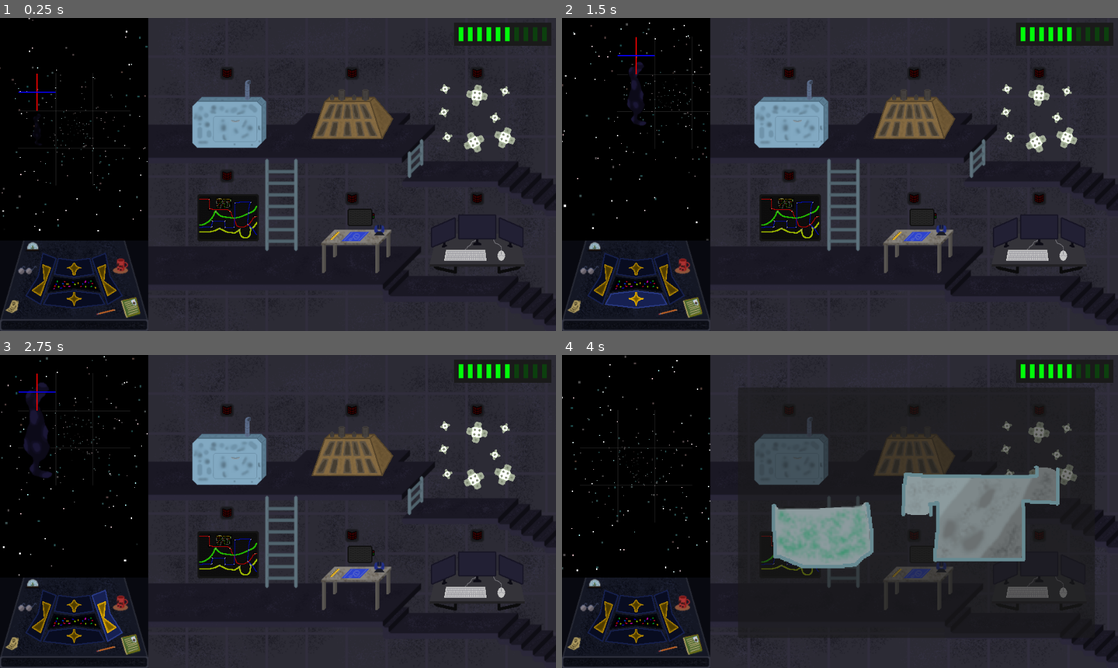
Above: before the commit, frames 1-4 (two rows, left to right).
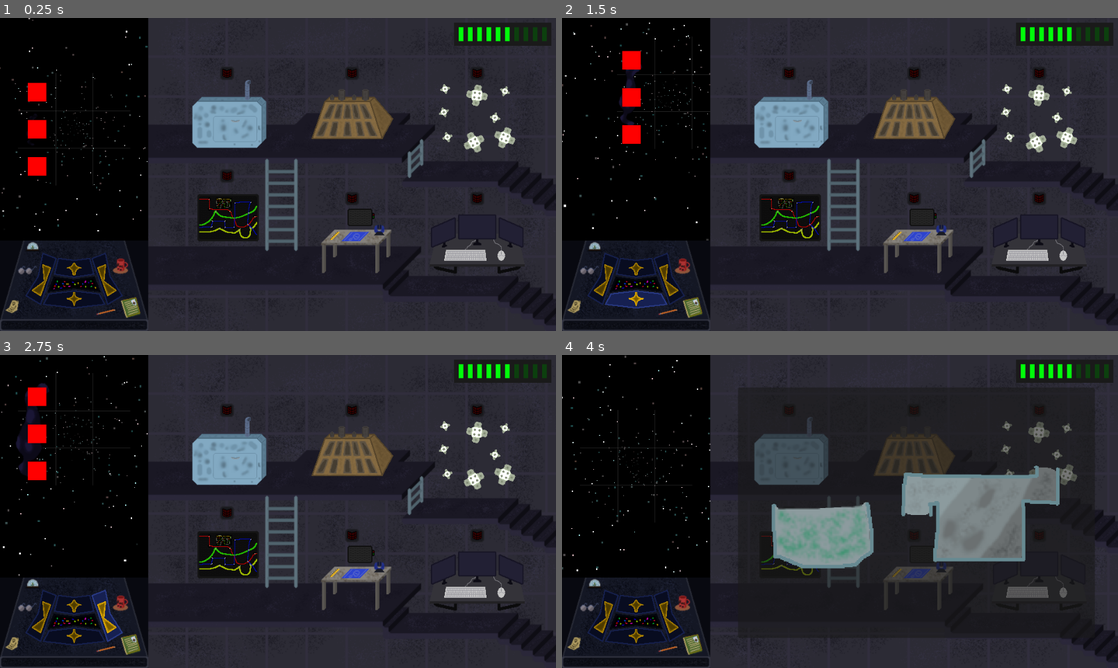
Above: after the commit, the same moments.

Repository: kedalovo/-SG-Spaceship-Management
Game: Godot game, scene res://Game Scene/Game.tscn
Same seed, same stepped clock (60 frames per second), same inputs: the game is played once before the commit and once after it.
Inputs (mouse positions are in pixels of both pictures, inside the frame that each line leads up to):
- Up to frame 1 (0.25 s): no input
- Up to frame 2 (1.5 s): click (600, 277) at 0.5 s; click (634, 302) at 1.25 s
- Up to frame 3 (2.75 s): click (105, 614) at 2 s
- Up to frame 4 (4 s): click (634, 605) at 2.75 s; click (789, 452) at 3.52 s

The runs differ from the first frame. In frame 1, 0.6% of the frame differs, in the area x 3-10%, y 17-51%; in frame 2, 0.8%; in frame 3, 0.9%, in the area x 2-10%, y 5-40%; in frame 4, nothing differs.

Commit message:
Now damage lights work properly and you can fix and break all the systems.

Diff:
--- a/Game Scene/Game.tscn
+++ b/Game Scene/Game.tscn
@@ -280,18 +280,18 @@
 sprite_frames = SubResource("SpriteFrames_ilhr1")
 autoplay = "default"
 
-[node name="PointLight2D" type="PointLight2D" parent="Systems Sprites/LifeSupportSprite/Warning Light"]
+[node name="Light" type="PointLight2D" parent="Systems Sprites/LifeSupportSprite/Warning Light"]
 visible = false
 color = Color(1, 0, 0, 1)
 energy = 3.0
 blend_mode = 2
+range_z_max = 1
 texture = ExtResource("6_glmdj")
 
-[node name="AnimationPlayer" type="AnimationPlayer" parent="Systems Sprites/LifeSupportSprite/Warning Light/PointLight2D"]
+[node name="Animator" type="AnimationPlayer" parent="Systems Sprites/LifeSupportSprite/Warning Light/Light"]
 libraries = {
 "": SubResource("AnimationLibrary_gutu4")
 }
-autoplay = "idle"
 
 [node name="Outline" type="Sprite2D" parent="Systems Sprites/LifeSupportSprite"]
 visible = false
@@ -319,6 +319,19 @@
 sprite_frames = SubResource("SpriteFrames_ilhr1")
 autoplay = "default"
 
+[node name="Light" type="PointLight2D" parent="Systems Sprites/EnginesSprite/Warning Light"]
+visible = false
+color = Color(1, 0, 0, 1)
+energy = 3.0
+blend_mode = 2
+range_z_max = 1
+texture = ExtResource("6_glmdj")
+
+[node name="Animator" type="AnimationPlayer" parent="Systems Sprites/EnginesSprite/Warning Light/Light"]
+libraries = {
+"": SubResource("AnimationLibrary_gutu4")
+}
+
 [node name="Outline" type="Sprite2D" parent="Systems Sprites/EnginesSprite"]
 visible = false
 texture = ExtResource("5_6eb6w")
@@ -345,6 +358,19 @@
 sprite_frames = SubResource("SpriteFrames_ilhr1")
 autoplay = "default"
 
+[node name="Light" type="PointLight2D" parent="Systems Sprites/HullSprite/Warning Light"]
+visible = false
+color = Color(1, 0, 0, 1)
+energy = 3.0
+blend_mode = 2
+range_z_max = 1
+texture = ExtResource("6_glmdj")
+
+[node name="Animator" type="AnimationPlayer" parent="Systems Sprites/HullSprite/Warning Light/Light"]
+libraries = {
+"": SubResource("AnimationLibrary_gutu4")
+}
+
 [node name="Outline" type="Sprite2D" parent="Systems Sprites/HullSprite"]
 visible = false
 texture = ExtResource("7_meg7b")
@@ -371,6 +397,19 @@
 sprite_frames = SubResource("SpriteFrames_ilhr1")
 autoplay = "default"
 
+[node name="Light" type="PointLight2D" parent="Systems Sprites/ElectricalSprite/Warning Light"]
+visible = false
+color = Color(1, 0, 0, 1)
+energy = 3.0
+blend_mode = 2
+range_z_max = 1
+texture = ExtResource("6_glmdj")
+
+[node name="Animator" type="AnimationPlayer" parent="Systems Sprites/ElectricalSprite/Warning Light/Light"]
+libraries = {
+"": SubResource("AnimationLibrary_gutu4")
+}
+
 [node name="Outline" type="Sprite2D" parent="Systems Sprites/ElectricalSprite"]
 visible = false
 texture = ExtResource("9_xw2r2")
@@ -397,6 +436,19 @@
 sprite_frames = SubResource("SpriteFrames_ilhr1")
 autoplay = "default"
 
+[node name="Light" type="PointLight2D" parent="Systems Sprites/ExternalSprite/Warning Light"]
+visible = false
+color = Color(1, 0, 0, 1)
+energy = 3.0
+blend_mode = 2
+range_z_max = 1
+texture = ExtResource("6_glmdj")
+
+[node name="Animator" type="AnimationPlayer" parent="Systems Sprites/ExternalSprite/Warning Light/Light"]
+libraries = {
+"": SubResource("AnimationLibrary_gutu4")
+}
+
 [node name="Outline" type="Sprite2D" parent="Systems Sprites/ExternalSprite"]
 visible = false
 texture = ExtResource("11_0dyms")
@@ -423,6 +475,19 @@
 sprite_frames = SubResource("SpriteFrames_ilhr1")
 autoplay = "default"
 
+[node name="Light" type="PointLight2D" parent="Systems Sprites/ComputerSprite/Warning Light"]
+visible = false
+color = Color(1, 0, 0, 1)
+energy = 3.0
+blend_mode = 2
+range_z_max = 1
+texture = ExtResource("6_glmdj")
+
+[node name="Animator" type="AnimationPlayer" parent="Systems Sprites/ComputerSprite/Warning Light/Light"]
+libraries = {
+"": SubResource("AnimationLibrary_gutu4")
+}
+
 [node name="Outline" type="Sprite2D" parent="Systems Sprites/ComputerSprite"]
 visible = false
 texture = ExtResource("13_3ucug")
@@ -549,6 +614,7 @@
 
 [node name="SubViewportContainer" type="SubViewportContainer" parent="."]
 visible = false
+z_index = 2
 offset_left = 304.0
 offset_top = 56.0
 offset_right = 920.0
@@ -619,8 +685,14 @@
 [connection signal="pressed" from="Systems Sprites/ComputerSprite/Button" to="Systems Sprites/ComputerSprite" method="_on_button_pressed"]
 [connection signal="gui_input" from="System Container" to="." method="_on_system_container_gui_input"]
 [connection signal="finished_animation" from="SubViewportContainer/SubViewport/Life Support System" to="." method="_on_system_animation_finished"]
+[connection signal="fixed" from="SubViewportContainer/SubViewport/Life Support System" to="." method="_on_system_fixed"]
 [connection signal="finished_animation" from="SubViewportContainer/SubViewport/Engines System" to="." method="_on_system_animation_finished"]
+[connection signal="fixed" from="SubViewportContainer/SubViewport/Engines System" to="." method="_on_system_fixed"]
 [connection signal="finished_animation" from="SubViewportContainer/SubViewport/Hull System" to="." method="_on_system_animation_finished"]
+[connection signal="fixed" from="SubViewportContainer/SubViewport/Hull System" to="." method="_on_system_fixed"]
 [connection signal="finished_animation" from="SubViewportContainer/SubViewport/Electrical System" to="." method="_on_system_animation_finished"]
+[connection signal="fixed" from="SubViewportContainer/SubViewport/Electrical System" to="." method="_on_system_fixed"]
 [connection signal="finished_animation" from="SubViewportContainer/SubViewport/External System" to="." method="_on_system_animation_finished"]
+[connection signal="fixed" from="SubViewportContainer/SubViewport/External System" to="." method="_on_system_fixed"]
 [connection signal="finished_animation" from="SubViewportContainer/SubViewport/Computer System" to="." method="_on_system_animation_finished"]
+[connection signal="fixed" from="SubViewportContainer/SubViewport/Computer System" to="." method="_on_system_fixed"]
--- a/Game Scene/game.gd
+++ b/Game Scene/game.gd
@@ -12,6 +12,13 @@
 @onready var external_system: system = $"SubViewportContainer/SubViewport/External System"
 @onready var computer_system: system = $"SubViewportContainer/SubViewport/Computer System"
 
+@onready var life_support_sprite: Sprite2D = $"Systems Sprites/LifeSupportSprite"
+@onready var engines_sprite: Sprite2D = $"Systems Sprites/EnginesSprite"
+@onready var hull_sprite: Sprite2D = $"Systems Sprites/HullSprite"
+@onready var electrical_sprite: Sprite2D = $"Systems Sprites/ElectricalSprite"
+@onready var external_sprite: Sprite2D = $"Systems Sprites/ExternalSprite"
+@onready var computer_sprite: Sprite2D = $"Systems Sprites/ComputerSprite"
+
 @onready var system_container: Control = $"System Container"
 @onready var sub_viewport_container: SubViewportContainer = $SubViewportContainer
 
@@ -21,6 +28,9 @@
 @onready var systems: Array[system] = [
 	life_support_system, engines_system, hull_system,
 	electrical_system, external_system, computer_system]
+@onready var systems_visuals: Array[Sprite2D] = [
+	life_support_sprite, engines_sprite, hull_sprite,
+	electrical_sprite, external_sprite, computer_sprite]
 
 var current_system_idx: int = -1
 
@@ -104,4 +114,10 @@
 		game_manager.damage_types.ELECTRICITY:
 			damage_variants = [electrical_system, computer_system, external_system]
 	for i in strength:
-		damage_variants.pick_random()._damage(1, type)
+		var picked_system_idx: int = randi()% damage_variants.size()
+		damage_variants[picked_system_idx]._damage(1, type)
+		systems_visuals[systems.find(damage_variants[picked_system_idx])].damage()
+
+
+func _on_system_fixed(fixed_system: system) -> void:
+	systems_visuals[systems.find(fixed_system)].fix()
--- a/Hazards/Asteroid/asteroid.gd
+++ b/Hazards/Asteroid/asteroid.gd
@@ -2,12 +2,12 @@
 
 
 func set_visuals(size: game_manager.asteroid_types, is_vertical: bool) -> void:
-	$Sprite.texture = game_manager.get_asteroid_texture(size)
-	$Sprite.position = game_manager.get_asteroid_offset(size)
+	$Pivot/Sprite.texture = game_manager.get_asteroid_texture(size)
+	$Pivot/Sprite.position = game_manager.get_asteroid_offset(size)
 	if is_vertical:
-		$Sprite.rotation_degrees = 90.0
+		$Pivot/Sprite.rotation_degrees = 90.0
 		var new_pos = game_manager.get_asteroid_offset(size)
-		$Sprite.position = Vector2(new_pos.y, new_pos.x)
+		$Pivot/Sprite.position = Vector2(new_pos.y, new_pos.x)
 
 
 func set_types(types: Array[game_manager.damage_types]) -> void:
@@ -16,7 +16,7 @@
 
 func set_time(time: float) -> void:
 	$Timer.wait_time = time
-	$Sprite/Animator.speed_scale = 10.0 / time
+	$Pivot/Sprite/Animator.speed_scale = 10.0 / time
 
 
 func _on_timer_timeout() -> void:
--- a/Hazards/Asteroid/asteroid.tscn
+++ b/Hazards/Asteroid/asteroid.tscn
@@ -1,34 +1,6 @@
 [gd_scene load_steps=5 format=3 uid="uid://ba0gfvh0alief"]
 
 [ext_resource type="Script" path="res://Hazards/Asteroid/asteroid.gd" id="1_yw1qf"]
-
-[sub_resource type="Animation" id="Animation_ogntw"]
-resource_name = "main"
-length = 10.0
-tracks/0/type = "value"
-tracks/0/imported = false
-tracks/0/enabled = true
-tracks/0/path = NodePath(".:modulate")
-tracks/0/interp = 1
-tracks/0/loop_wrap = true
-tracks/0/keys = {
-"times": PackedFloat32Array(0, 2, 10),
-"transitions": PackedFloat32Array(1, 1, 1),
-"update": 0,
-"values": [Color(1, 1, 1, 0), Color(1, 1, 1, 1), Color(1, 1, 1, 1)]
-}
-tracks/1/type = "value"
-tracks/1/imported = false
-tracks/1/enabled = true
-tracks/1/path = NodePath(".:scale")
-tracks/1/interp = 1
-tracks/1/loop_wrap = true
-tracks/1/keys = {
-"times": PackedFloat32Array(0, 10),
-"transitions": PackedFloat32Array(1, 1),
-"update": 0,
-"values": [Vector2(0.25, 0.25), Vector2(1, 1)]
-}
 
 [sub_resource type="Animation" id="Animation_sms2q"]
 length = 0.001
@@ -56,6 +28,59 @@
 "update": 0,
 "values": [Vector2(0.5, 0.5)]
 }
+tracks/2/type = "value"
+tracks/2/imported = false
+tracks/2/enabled = true
+tracks/2/path = NodePath("..:rotation")
+tracks/2/interp = 1
+tracks/2/loop_wrap = true
+tracks/2/keys = {
+"times": PackedFloat32Array(0),
+"transitions": PackedFloat32Array(1),
+"update": 0,
+"values": [0.0]
+}
+
+[sub_resource type="Animation" id="Animation_ogntw"]
+resource_name = "main"
+length = 10.0
+step = 1.0
+tracks/0/type = "value"
+tracks/0/imported = false
+tracks/0/enabled = true
+tracks/0/path = NodePath(".:modulate")
+tracks/0/interp = 1
+tracks/0/loop_wrap = true
+tracks/0/keys = {
+"times": PackedFloat32Array(0, 2, 10),
+"transitions": PackedFloat32Array(1, 1, 1),
+"update": 0,
+"values": [Color(1, 1, 1, 0), Color(1, 1, 1, 1), Color(1, 1, 1, 1)]
+}
+tracks/1/type = "value"
+tracks/1/imported = false
+tracks/1/enabled = true
+tracks/1/path = NodePath(".:scale")
+tracks/1/interp = 1
+tracks/1/loop_wrap = true
+tracks/1/keys = {
+"times": PackedFloat32Array(0, 10),
+"transitions": PackedFloat32Array(1, 1),
+"update": 0,
+"values": [Vector2(0.25, 0.25), Vector2(1, 1)]
+}
+tracks/2/type = "value"
+tracks/2/imported = false
+tracks/2/enabled = true
+tracks/2/path = NodePath("..:rotation")
+tracks/2/interp = 1
+tracks/2/loop_wrap = true
+tracks/2/keys = {
+"times": PackedFloat32Array(0, 1, 3, 5, 7, 9, 10),
+"transitions": PackedFloat32Array(1, 1, 1, 1, 1, 1, 1),
+"update": 0,
+"values": [0.0, 0.174533, -0.174533, 0.174533, -0.174533, 0.174533, 0.0]
+}
 
 [sub_resource type="AnimationLibrary" id="AnimationLibrary_cdcxf"]
 _data = {
@@ -66,10 +91,12 @@
 [node name="Asteroid" type="Node2D"]
 script = ExtResource("1_yw1qf")
 
-[node name="Sprite" type="Sprite2D" parent="."]
+[node name="Pivot" type="Node2D" parent="."]
+
+[node name="Sprite" type="Sprite2D" parent="Pivot"]
 scale = Vector2(0.5, 0.5)
 
-[node name="Animator" type="AnimationPlayer" parent="Sprite"]
+[node name="Animator" type="AnimationPlayer" parent="Pivot/Sprite"]
 libraries = {
 "": SubResource("AnimationLibrary_cdcxf")
 }
@@ -80,6 +107,7 @@
 autostart = true
 
 [node name="ColorRect" type="ColorRect" parent="."]
+visible = false
 offset_left = -1.0
 offset_top = -32.0
 offset_right = 1.0
@@ -87,6 +115,7 @@
 color = Color(1, 0, 0, 1)
 
 [node name="ColorRect2" type="ColorRect" parent="."]
+visible = false
 offset_left = -32.0
 offset_top = -1.0
 offset_right = 32.0
--- a/Hazards/hazard.tscn
+++ b/Hazards/hazard.tscn
@@ -10,4 +10,11 @@
 one_shot = true
 autostart = true
 
+[node name="ColorRect" type="ColorRect" parent="."]
+offset_left = -16.0
+offset_top = -16.0
+offset_right = 16.0
+offset_bottom = 16.0
+color = Color(1, 0, 0, 1)
+
 [connection signal="timeout" from="Timer" to="." method="_on_timer_timeout"]
--- a/Space/space.gd
+++ b/Space/space.gd
@@ -27,7 +27,7 @@
 
 
 func _ready() -> void:
-	create_asteroid(game_manager.asteroid_types.MEDIUM, Vector2.LEFT + Vector2.UP, 3.0, true)
+	create_asteroid(game_manager.asteroid_types.MEDIUM, Vector2.LEFT + Vector2.UP, 3.0, true, [game_manager.damage_types.ELECTRICITY])
 
 
 func create_asteroid(size: game_manager.asteroid_types, spot: Vector2, time: float, is_vertical: bool = false, types: Array[game_manager.damage_types] = [game_manager.damage_types.PHYSICAL]) -> void:
@@ -36,7 +36,7 @@
 	match size:
 		game_manager.asteroid_types.SMALL:
 			if spot in hazard_spots:
-				print_debug("Tried creating a small asteroid in ", spot, ", which is busy")
+				push_warning("Tried creating a small asteroid in ", spot, ", which is busy")
 				return
 			asteroid.set_types(types)
 			asteroid.set_time(time)
@@ -48,43 +48,55 @@
 			if is_vertical:
 				for i in 3:
 					if Vector2(spot.x, spot.y + i) in hazard_spots or spot.y + i > 1:
-						print_debug("Tried creating a medium asteroid in ", spot, ", which is busy or out of bounds at ", spot.y + i, ", vertical: ", is_vertical)
+						push_warning("Tried creating a medium asteroid in ", spot, ", which is busy or out of bounds at ", spot.y + i, ", vertical: ", is_vertical)
 						return
 			else:
 				for i in 3:
 					if Vector2(spot.x + i, spot.y) in hazard_spots or spot.x + i > 1:
-						print_debug("Tried creating a medium asteroid in ", spot, ", which is busy or out of bounds at ", spot.x + i, ", vertical: ", is_vertical)
+						push_warning("Tried creating a medium asteroid in ", spot, ", which is busy or out of bounds at ", spot.x + i, ", vertical: ", is_vertical)
 						return
 			asteroid.set_types(types)
 			asteroid.set_time(time)
 			asteroid.set_visuals(size, is_vertical)
 			hazard_visuals.add_child(asteroid)
 			asteroid.position = Vector2(spot.x * 64, spot.y * 64)
-			create_hazard(spot, time, 2, types)
+			if is_vertical:
+				for i in 3:
+					create_hazard(Vector2(spot.x, spot.y + i), time, 2, types)
+			else:
+				for i in 3:
+					create_hazard(Vector2(spot.x + i, spot.y), time, 2, types)
 		game_manager.asteroid_types.LARGE:
 			if is_vertical:
 				for i in 3:
 					for j in 2:
 						if Vector2(spot.x - j, spot.y + i) in hazard_spots or spot.y + i > 1 or spot.x - j < -1:
-							print_debug("Tried creating a large asteroid in ", spot, ", which is busy or out of bounds at ", Vector2(spot.x - j, spot.y + i), ", vertical: ", is_vertical)
+							push_warning("Tried creating a large asteroid in ", spot, ", which is busy or out of bounds at ", Vector2(spot.x - j, spot.y + i), ", vertical: ", is_vertical)
 							return
 			else:
 				for i in 3:
 					for j in 2:
 						if Vector2(spot.x + i, spot.y + j) in hazard_spots or spot.y + j > 1 or spot.x + i > 1:
-							print_debug("Tried creating a large asteroid in ", spot, ", which is busy or out of bounds at ", Vector2(spot.x + i, spot.y + j), ", vertical: ", is_vertical)
+							push_warning("Tried creating a large asteroid in ", spot, ", which is busy or out of bounds at ", Vector2(spot.x + i, spot.y + j), ", vertical: ", is_vertical)
 							return
 			asteroid.set_types(types)
 			asteroid.set_time(time)
 			asteroid.set_visuals(size, is_vertical)
 			hazard_visuals.add_child(asteroid)
 			asteroid.position = Vector2(spot.x * 64, spot.y * 64)
-			create_hazard(spot, time, 3, types)
+			if is_vertical:
+				for i in 3:
+					for j in 2:
+						create_hazard(Vector2(spot.x - j, spot.y + i), time, 3, types)
+			else:
+				for i in 3:
+					for j in 2:
+						create_hazard(Vector2(spot.x + i, spot.y + j), time, 3, types)
 
 
 func create_hazard(spot: Vector2, time: float, strength: int, types: Array[game_manager.damage_types]) -> void:
 	if spot in hazard_spots:
-		print_debug("Tried creating a hazard in ", spot, ", which is busy")
+		push_warning("Tried creating a hazard in ", spot, ", which is busy")
 		return
 	var hazard := HAZARD.instantiate()
 	hazard.strength = strength
@@ -98,7 +110,7 @@
 
 
 func hit(spot: Vector2, strength: int, type: game_manager.damage_types) -> void:
-	if spot == current_pos:
+	if spot == -current_pos:
 		damaged.emit(strength, type)
 	hazard_spots.erase(spot)
 
--- a/Systems/Computer/computer_system.gd
+++ b/Systems/Computer/computer_system.gd
@@ -16,7 +16,10 @@
 
 func _damage(_strength: int, _type: game_manager.damage_types) -> void:
 	if _type == game_manager.damage_types.ELECTRICITY:
-		print("Computer system: damaged")
+		if is_damaged:
+			return
+		print("🖥️Computer system: damaged")
+		is_damaged = true
 		create_random_pattern(_strength)
 
 
@@ -24,7 +27,6 @@
 	size = clampi(size, 3, 6)
 	match randi()%4:
 		0:
-			print("Generating flat scenario...")
 			var length: int = randi()%4 + 4
 			var array: Array[int] = []
 			for i in size:
@@ -44,7 +46,6 @@
 				else:
 					add_code_line(true, game_manager.get_random_text(length - ([-2, -1, 1, 2].pick_random())))
 		1:
-			print("Generating mountain scenario...")
 			var length: int = randi()%3 + 6
 			var array: Array[int] = []
 			for i in size:
@@ -65,7 +66,6 @@
 				else:
 					add_code_line(true, game_manager.get_random_text(length - ([-2, -1, 1, 2].pick_random())))
 		2:
-			print("Generating dip scenario...")
 			var length: int = randi()%4 + 2
 			var array: Array[int] = []
 			for i in size:
@@ -86,7 +86,6 @@
 				else:
 					add_code_line(true, game_manager.get_random_text(length - ([-2, -1, 1, 2].pick_random())))
 		3:
-			print("Generating rise scenario...")
 			var length: int = randi()%3 + 6
 			var array: Array[int] = []
 			for i in size:
@@ -151,5 +150,11 @@
 		code_line.queue_free()
 
 
-func _on_installed_correct_line(line: CodeLine, slot: CodeLine) -> void:
-	print("Installed correctly!")
+func _on_installed_correct_line(_line: CodeLine, _slot: CodeLine) -> void:
+	for pos in pieces_v_box.get_children():
+		for child in pos.get_children():
+			child.queue_free()
+	for pos in puzzle_v_box.get_children():
+		for child in pos.get_children():
+			child.queue_free()
+	fix()
--- a/Systems/Electrical/electrical_system.gd
+++ b/Systems/Electrical/electrical_system.gd
@@ -17,6 +17,7 @@
 var color_states: Array[bool] = [false, false, false, false, false]
 
 var last_color: int = -1
+var wires_to_connect: int = 0
 
 
 func _damage(_strength: int, _type: game_manager.damage_types) -> void:
@@ -66,6 +67,8 @@
 	new_wire.modulate = game_manager.WIRE_COLORS[last_color]
 	new_wire.rotation_degrees = 180
 	color_states[last_color] = true
+	wires_to_connect += 1
+	is_damaged = true
 
 
 func add_tranceiver_wire(slot: int) -> void:
@@ -78,5 +81,12 @@
 	new_wire.position = TRANCEIVER_POSITIONS[slot]
 	tranceiver_states[slot] = true
 	new_wire.modulate = game_manager.WIRE_COLORS[last_color]
+	new_wire.connected_to_wire.connect(_on_wire_connected)
 	color_states[last_color] = true
 	last_color = -1
+
+
+func _on_wire_connected(_from: Wire, _to: Wire) -> void:
+	wires_to_connect -= 1
+	if wires_to_connect == 0:
+		fix()
--- a/Systems/Engines/engines_system.gd
+++ b/Systems/Engines/engines_system.gd
@@ -16,6 +16,8 @@
 @onready var cells_coolant: Array[Cell] = []
 
 @onready var hovered_slot: int = -1
+
+var destroyed_cells: int = 0
 
 
 func _ready() -> void:
@@ -54,7 +56,6 @@
 
 
 func reset_cells() -> void:
-	#print_debug("Fuel cells: ", cells_fuel.size())
 	for cell_idx in cells_fuel.size():
 		var cell: Cell = cells_fuel[cell_idx]
 		if cell.is_depleted or cell.is_depleting or cell.is_destroyed:
@@ -109,6 +110,8 @@
 		for i in _strength * 2:
 			print("Engines system: damaged [", i+1, "]/[", _strength * 2, "]")
 			_cells.pop_at(randi()%_cells.size()).destroy()
+			is_damaged = true
+			destroyed_cells += 1
 
 
 func get_fuel_health() -> int:
@@ -146,6 +149,10 @@
 	else:
 		if cell.type == game_manager.engine_cell_types.COOLANT:
 			cells_coolant.erase(cell)
+	if cell.is_destroyed:
+		destroyed_cells -= 1
+	if destroyed_cells == 0 and is_damaged:
+		fix()
 	cell.queue_free()
 
 
--- a/Systems/External/external_system.gd
+++ b/Systems/External/external_system.gd
@@ -46,15 +46,15 @@
 	match _type:
 		game_manager.damage_types.PHYSICAL:
 			for i in _strength:
-				print("External system: damaged")
+				print("📡External system: damaged")
 				add_blueprint(game_manager.module_types.PATCH)
 		game_manager.damage_types.HEAT:
 			for i in _strength:
-				print("External system: damaged")
+				print("📡External system: damaged")
 				add_blueprint(game_manager.module_types.HEATER)
 		game_manager.damage_types.ELECTRICITY:
 			for i in _strength:
-				print("External system: damaged")
+				print("📡External system: damaged")
 				add_blueprint(randi_range(1, 2))
 
 
@@ -79,6 +79,7 @@
 			pos.add_child(blueprint)
 			blueprint.enable_area()
 			blueprint.position.y = blueprint.y_offset
+			is_damaged = true
 			break
 
 
@@ -104,6 +105,7 @@
 				child.queue_free()
 		busy_blueprint_spots = [false, false, false, false]
 		installed_blueprint_spots = [false, false, false, false]
+		fix()
 
 
 func _on_module_installed(blueprint: Blueprint, _module: Module) -> void:
--- a/Systems/Hull/Hole/hole.gd
+++ b/Systems/Hull/Hole/hole.gd
@@ -9,13 +9,11 @@
 
 func _on_area_body_entered(body: Node2D) -> void:
 	if body.name == "Patch Body":
-		print_debug("Patch entered hole")
 		body.get_parent().is_hovering_hole = true
 		body.get_parent().mounted_on_hole = self
 
 
 func _on_area_body_exited(body: Node2D) -> void:
 	if body.name == "Patch Body":
-		print_debug("Patch exited hole")
 		body.get_parent().is_hovering_hole = false
 		body.get_parent().mounted_on_hole = null
--- a/Systems/Hull/hull_system.gd
+++ b/Systems/Hull/hull_system.gd
@@ -64,3 +64,5 @@
 
 func _on_patch_completed(_patch: Patch, hole: Hole) -> void:
 	hole.queue_free()
+	if holes.get_child_count() == 1:
+		fix()
--- a/Systems/Life Support/life_support_system.gd
+++ b/Systems/Life Support/life_support_system.gd
@@ -61,3 +61,4 @@
 func _on_damage_timer_timeout() -> void:
 	constant_damage = 1
 	is_damaged = false
+	fix()
--- a/Systems/system.gd
+++ b/Systems/system.gd
@@ -5,6 +5,7 @@
 
 
 signal finished_animation(is_open: bool)
+signal fixed(fixed_system: system)
 
 
 var animator: AnimationPlayer
@@ -30,7 +31,8 @@
 
 
 func fix() -> void:
-	print(name, ": fixing is not implemented")
+	is_damaged = false
+	fixed.emit(self)
 
 
 func open() -> void:
--- a/Systems/system_visual.gd
+++ b/Systems/system_visual.gd
@@ -7,8 +7,29 @@
 @export var system_index: int
 
 @onready var outline: Sprite2D = $Outline
+@onready var warning_light: AnimatedSprite2D = $"Warning Light"
+@onready var light: PointLight2D = $"Warning Light/Light"
+@onready var animator: AnimationPlayer = $"Warning Light/Light/Animator"
+
 
 var is_mouse_inside: bool
+var is_damaged: bool
+
+
+func damage() -> void:
+	if !is_damaged:
+		is_damaged = true
+		warning_light.play(&"warning")
+		light.show()
+		animator.play(&"idle")
+
+
+func fix() -> void:
+	if is_damaged:
+		is_damaged = false
+		warning_light.play(&"default")
+		light.hide()
+		animator.stop()
 
 
 func _on_button_mouse_entered() -> void:
